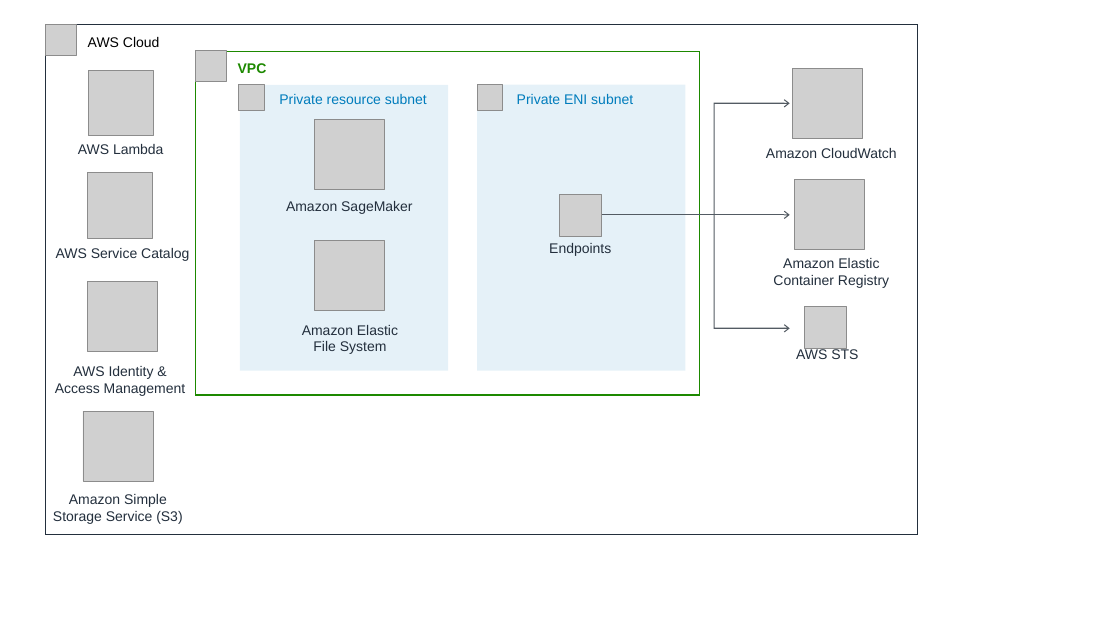
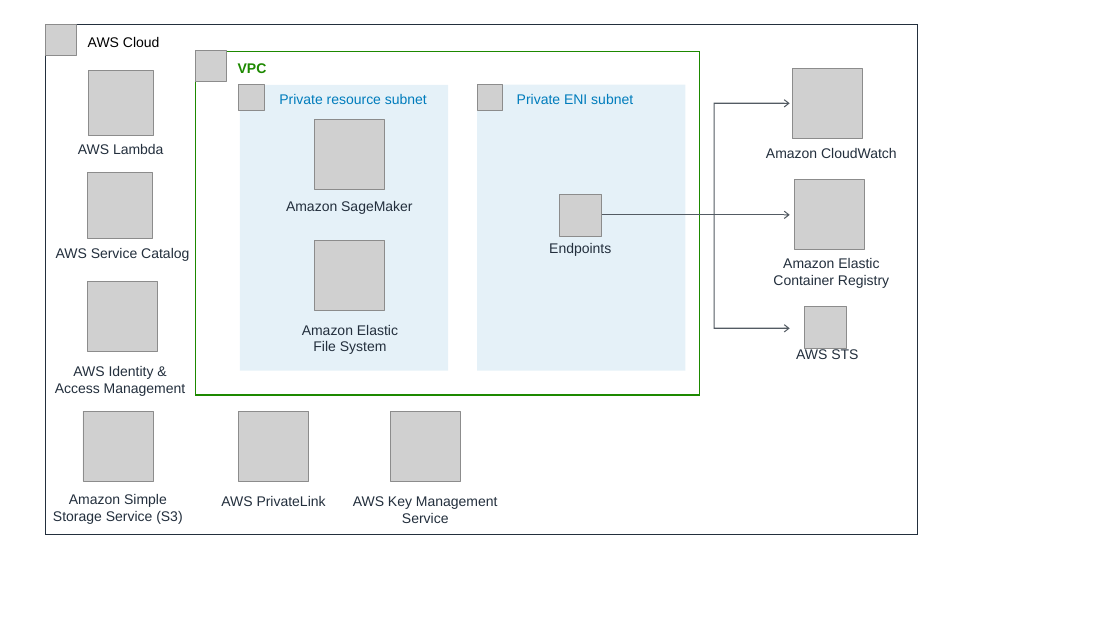
Before and after one commit to aws-quickstart/quickstart-brillio-aws-service-catalog-amazon-sagemaker, a slide deck: slide 1 of docs/images/brillio-architecture-diagram.pptx. Drawn at 1120x630 pixels with LibreOffice and Linux fonts; fonts in the diff are those of the drawing; grey boxes stand for pictures. Boxes give left, top, right and bottom in pixels: in the first picture for what was removed or moved away, otherwise in the second. Text is boxed around its words. In the diff, an @@ line names an element or a change of style, - is before the commit and + after.

```diff
--- a/docs/images/brillio-architecture-diagram.pptx
+++ b/docs/images/brillio-architecture-diagram.pptx
@@ picture added at box(239, 411, 308, 481) @@
@@ picture added at box(391, 411, 460, 481) @@
@@ text added at box(221, 496, 326, 506), 12 pt, text #232F3D @@
+AWS PrivateLink
@@ text added at box(353, 496, 498, 523), 12 pt, text #232F3D @@
+AWS Key Management Service
```
Also in this commit, not shown: 9 other files.
